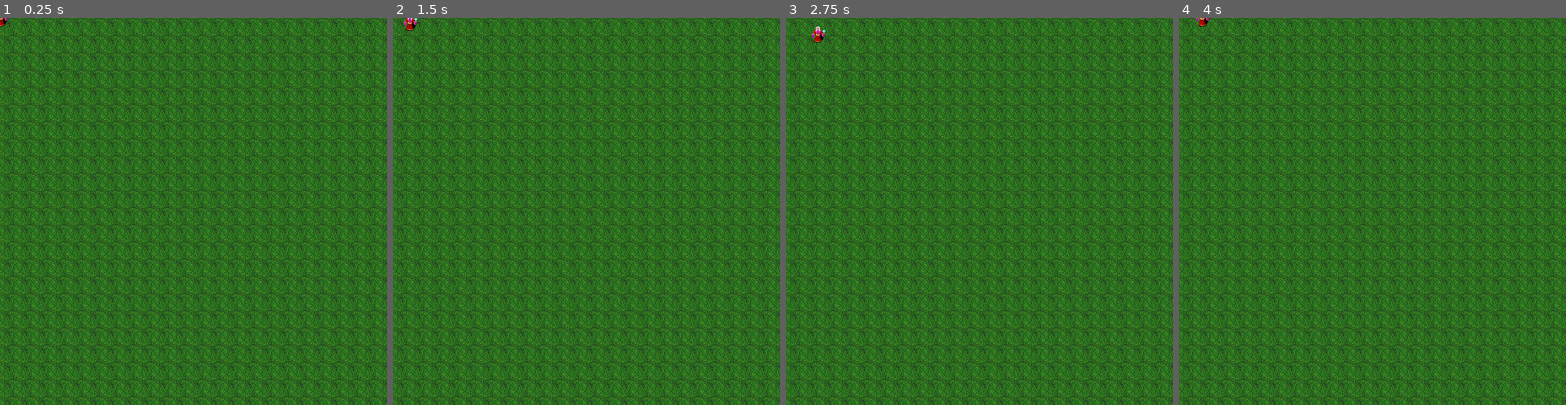
Above: before the commit, frames 1-4 (left to right).
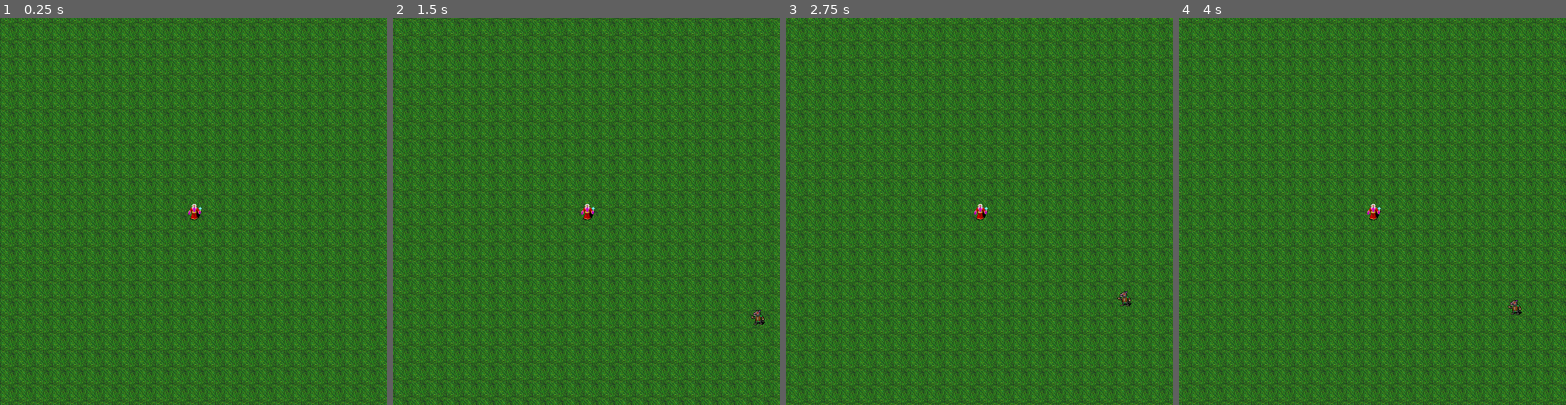
Above: after the commit, the same moments.

Repository: Jonixo/Godot-VampireSurvivorClone
Game: Godot game, scene res://World/world.tscn
Same seed, same stepped clock (60 frames per second), same inputs: the game is played once before the commit and once after it.
Inputs:
- Up to frame 1 (0.25 s): no input
- Up to frame 2 (1.5 s): tap Enter at 0.5 s; hold D (right) 0.53-1.28 s; hold S (down) from 1.28 s (still down)
- Up to frame 3 (2.75 s): release S (down) at 2.03 s; hold D (right) from 2.03 s (still down)
- Up to frame 4 (4 s): release D (right) at 2.78 s; hold W (up) 2.78-3.53 s; hold A (left) from 3.53 s (still down)

The runs differ from the first frame. In frame 1, 65% of the frame differs, in the area x 0-100%, y 0-100%; in frame 2, 65%; in frame 3, 65%; in frame 4, 66%.

Commit message:
Enemy added, camera fixed
Added the first enemy
Added simple logic to follow player
Added collision boxes
Added camera to follow player

Diff:
--- /dev/null
+++ b/Enemy/enemy.gd
@@ -0,0 +1,11 @@
+extends CharacterBody2D
+
+
+@export var movement_speed = 20.0 ##Export shows up in inspector menu
+
+@onready var player = get_tree().get_first_node_in_group("player") ##onready var gets a value after the nodes are loaded
+
+func _physics_process(delta):
+	var direction = global_position.direction_to(player.global_position)
+	velocity = direction*movement_speed
+	move_and_slide()
--- /dev/null
+++ b/Enemy/enemy.tscn
@@ -0,0 +1,20 @@
+[gd_scene load_steps=4 format=3 uid="uid://c0644kan3c6rc"]
+
+[ext_resource type="Script" path="res://Enemy/enemy.gd" id="1_0lr7r"]
+[ext_resource type="Texture2D" uid="uid://bykwtq4htukvi" path="res://Textures/Enemy/kolbold_weak.png" id="1_8ksrq"]
+
+[sub_resource type="CapsuleShape2D" id="CapsuleShape2D_n4iv2"]
+radius = 5.0
+height = 18.0
+
+[node name="Enemy_Kobolt_Weak" type="CharacterBody2D"]
+motion_mode = 1
+script = ExtResource("1_0lr7r")
+
+[node name="Sprite2D" type="Sprite2D" parent="."]
+texture = ExtResource("1_8ksrq")
+hframes = 2
+
+[node name="CollisionShape2D" type="CollisionShape2D" parent="."]
+position = Vector2(2, 4)
+shape = SubResource("CapsuleShape2D_n4iv2")
--- a/Player/player.tscn
+++ b/Player/player.tscn
@@ -1,10 +1,20 @@
-[gd_scene load_steps=2 format=3 uid="uid://2ascalvcjtwp"]
+[gd_scene load_steps=3 format=3 uid="uid://2ascalvcjtwp"]
 
 [ext_resource type="Texture2D" uid="uid://qtqv733sutxe" path="res://Textures/Player/player_sprite.png" id="1_lq3nq"]
 
-[node name="Player" type="CharacterBody2D"]
+[sub_resource type="CapsuleShape2D" id="CapsuleShape2D_ltn7s"]
+radius = 6.0
+height = 22.0
+
+[node name="Player" type="CharacterBody2D" groups=["player"]]
 position = Vector2(-355, -53)
 
 [node name="Sprite2D" type="Sprite2D" parent="."]
 texture = ExtResource("1_lq3nq")
 hframes = 2
+
+[node name="Camera2D" type="Camera2D" parent="."]
+
+[node name="CollisionShape2D" type="CollisionShape2D" parent="."]
+position = Vector2(2, 2)
+shape = SubResource("CapsuleShape2D_ltn7s")
--- a/World/world.tscn
+++ b/World/world.tscn
@@ -1,8 +1,9 @@
-[gd_scene load_steps=4 format=3 uid="uid://d2mn0d108ngst"]
+[gd_scene load_steps=5 format=3 uid="uid://d2mn0d108ngst"]
 
 [ext_resource type="Texture2D" uid="uid://quiqn4oskso5" path="res://Textures/dirt_full_new.png" id="1_isyl7"]
 [ext_resource type="PackedScene" uid="uid://2ascalvcjtwp" path="res://Player/player.tscn" id="2_lus28"]
 [ext_resource type="Script" path="res://Player/player.gd" id="3_3j7ik"]
+[ext_resource type="PackedScene" uid="uid://c0644kan3c6rc" path="res://Enemy/enemy.tscn" id="4_xxroj"]
 
 [node name="World" type="Node2D"]
 
@@ -17,3 +18,6 @@
 [node name="Player" parent="." instance=ExtResource("2_lus28")]
 position = Vector2(0, 0)
 script = ExtResource("3_3j7ik")
+
+[node name="Enemy_Kobolt_Weak" parent="." instance=ExtResource("4_xxroj")]
+position = Vector2(374, 218)
